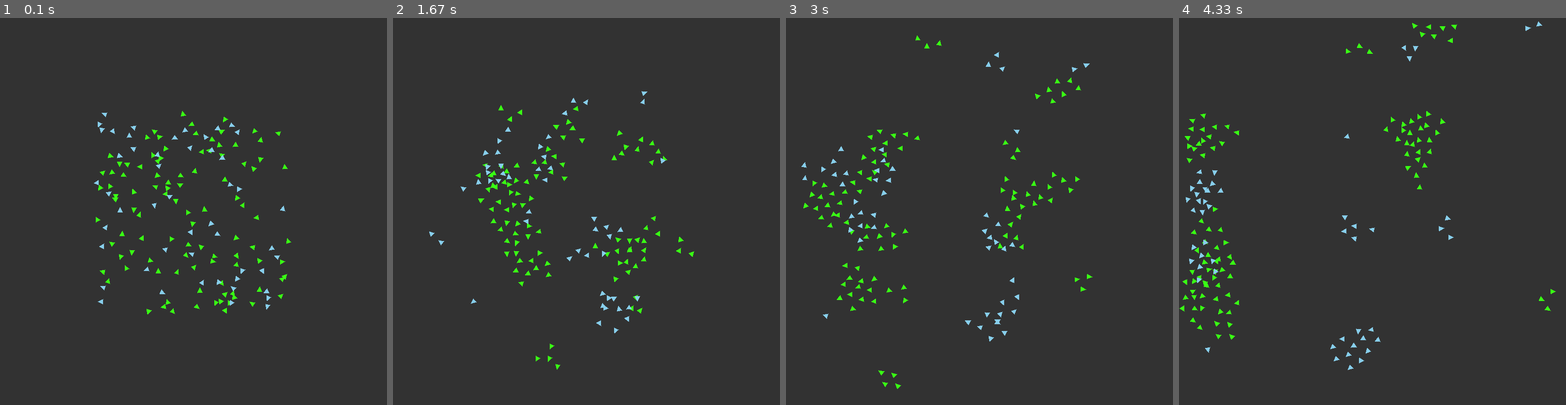
Above: before the commit, frames 1-4 (left to right).
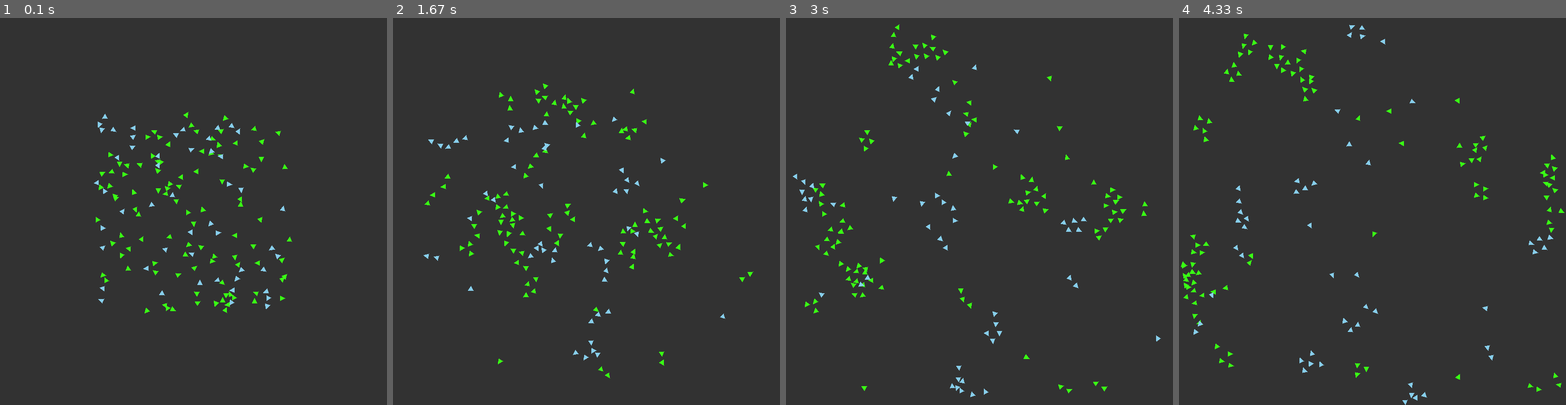
Above: after the commit, the same moments.

Repository: KtianG/pygame-boids-simulation
Game: pygame game, started from main.py
The game is run twice, just before and just after one commit, with the same random seed, the same clock (stepped at 60 frames per second) and the same inputs.
Inputs:
- Up to frame 1 (0.1 s): no input
- Up to frame 2 (1.67 s): no input
- Up to frame 3 (3 s): no input
- Up to frame 4 (4.33 s): no input

The runs differ from the first frame. In frame 1, 1.3% of the frame differs, in the area x 25-76%, y 24-77%; in frame 2, 2.8%; in frame 3, 2.7%; in frame 4, 2.8%, in the area x 0-100%, y 0-100%.

Commit message:
tweaked variables

Diff:
--- a/flock.py
+++ b/flock.py
@@ -4,6 +4,7 @@
 from variables import (
     WIDTH,
     HEIGHT,
+    BOID_WIDTH,
     MAX_SPEED,
     MAX_ACCELERATION,
     DESIRED_SEPARATION,
@@ -69,7 +70,7 @@
             if distance < NEIGHBOR_DIST:
                 # Separation
                 if distance < DESIRED_SEPARATION:
-                    if distance == 0:
+                    if distance < BOID_WIDTH:
                         separation_force += (
                             (random.choice([-1, 1])),
                             (random.choice([-1, 1])),
--- a/variables.py
+++ b/variables.py
@@ -18,8 +18,8 @@
 MAX_SPEED = 2
 MIN_SPEED = 0.5
 RANDOMNESS = 0.2
-DESIRED_SEPARATION = 25.0
-NEIGHBOR_DIST = 50
-SEPARATION_WEIGHT = 5
-ALIGNMENT_WEIGHT = 2.0
+DESIRED_SEPARATION = 20.0
+NEIGHBOR_DIST = 30
+SEPARATION_WEIGHT = 2
+ALIGNMENT_WEIGHT = 1.0
 COHESION_WEIGHT = 0.5
